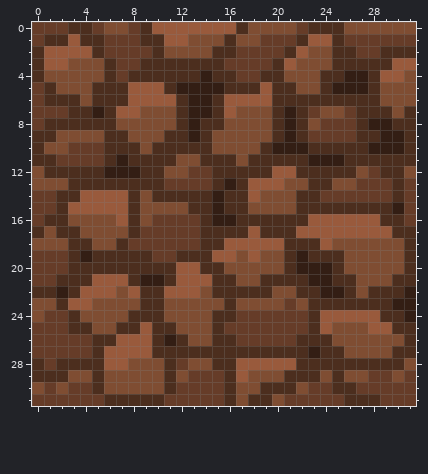
Two states of a pixel-art sprite, roguelikeGame/sprites/sBackWallTile/layers/004d1303-e108-4dea-a630-6162543ed4c6/7b7d66b5-4c2c-4ceb-bf07-0a2c9173f1fa.png. The first picture shows the starting point.
The file is 32x32 pixels. Colours within 5 levels of each other are drawn and written as one.
The same view after the edit:
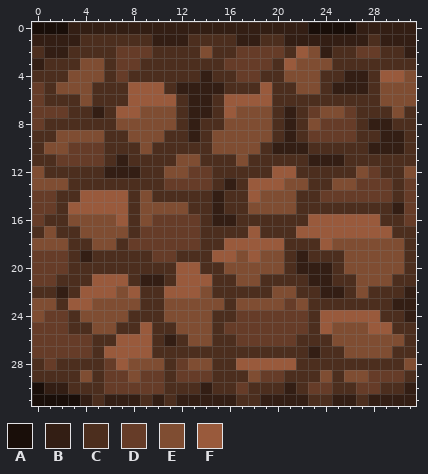
Palette (. is transparent): A #190e09  B #331e14  C #4c2e1e  D #663c28  E #7f4d32  F #995a3c
What changed:
The edit turns colour C into colour A in row 0 at x 23 to 25.
The edit turns colour D into colour A in row 0 at x 0 to 2; in row 31 at x 0 to 3.
The edit turns colour E into colour A in row 0 at x 26; in row 30 at x 0.
The edit turns colour C into colour B in row 0 at x 3 to 4, 9 and 17; in row 1 at x 1 to 2, 10, 22 and 25; in row 2 at x 31; in row 3 at x 0; in row 30 at x 21; in row 31 at x 6 to 8, 10, 16, 19, 26 and 28.
The edit turns colour D into colour B in row 0 at x 5, 8 and 22; in row 1 at x 0, 21, 26 to 27 and 29 to 31; in row 30 at x 1, 14 and 31; in row 31 at x 4, 12 to 15, 21 to 22, 25 and 29 to 31.
The edit turns colour E into colour B in row 0 at x 6 to 7, 18 to 21 and 27 to 31; in row 1 at x 17 to 18; in row 2 at x 24; in row 30 at x 2; in row 31 at x 20.
The edit turns colour F into colour B in row 0 at x 10 to 16; in row 1 at x 3, 11 to 12 and 23 to 24; in row 2 at x 1 to 2.
The edit turns colour D into colour C in row 1 at x 6 to 8, 19 to 20 and 28; in row 2 at x 6; in row 29 at x 15 and 31; in row 30 at x 3 to 4, 12 to 13, 15 and 29 to 30; in row 31 at x 5, 11 and 23 to 24.
The edit turns colour E into colour C in row 1 at x 13 to 15; in row 2 at x 11 to 13; in row 3 at x 3; in row 4 at x 1 to 2; in row 29 at x 3; in row 30 at x 18 and 22.
The edit turns colour E into colour C in row 31 at x 17.
The edit turns colour F into colour C in row 2 at x 3 to 4; in row 3 at x 1 to 2 and 30 to 31; in row 29 at x 17.
The edit turns colour E into colour D in row 29 at x 6 to 7, 9 to 10, 12, 19 to 20 and 30; in row 30 at x 6 to 10 and 17.
The edit turns colour F into colour D in row 28 at x 6.
Pixel boxes of the changes (left, top, right, bottom) in both pictures:
changed: (32, 22, 416, 82)
changed: (32, 358, 416, 406)
